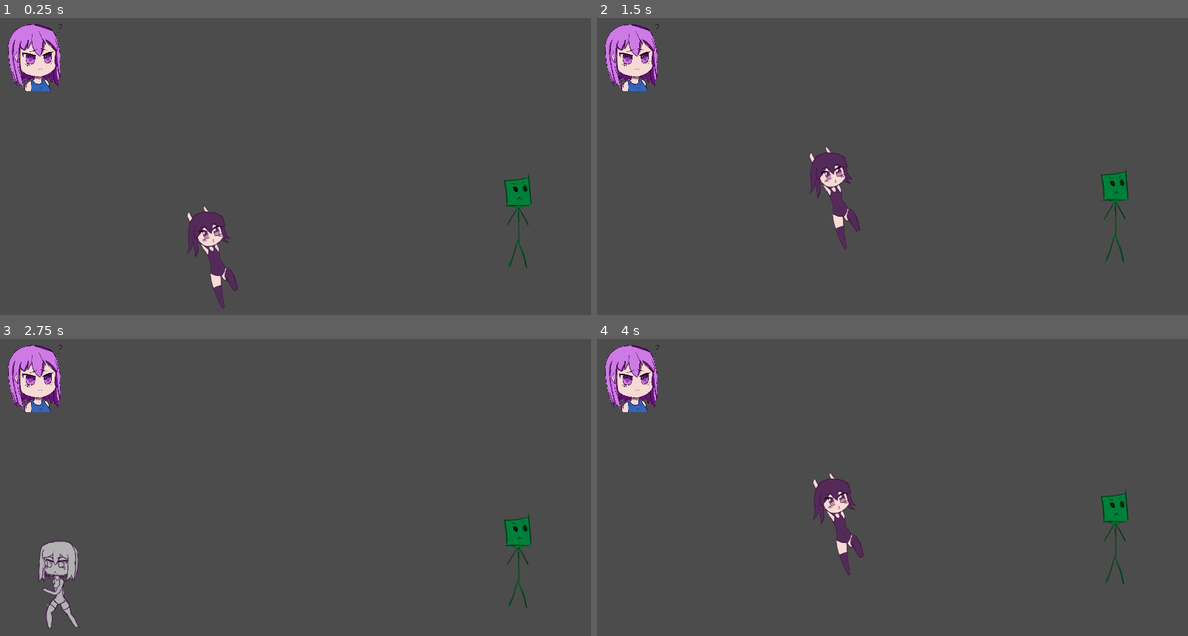
Above: before the commit, frames 1-4 (two rows, left to right).
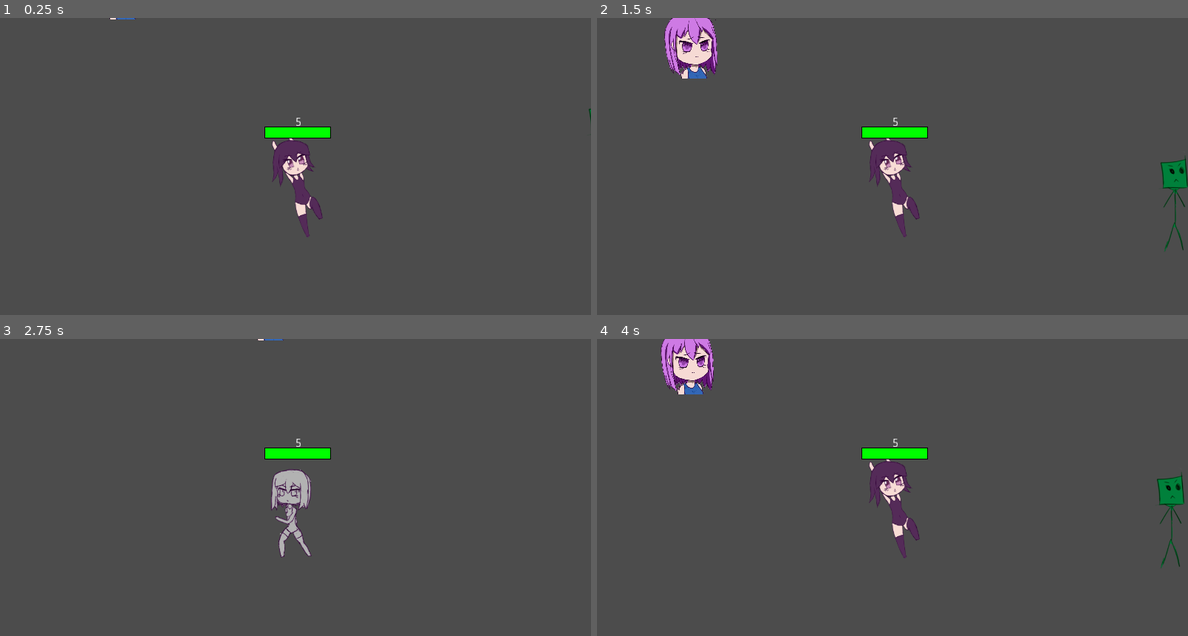
Above: after the commit, the same moments.

Repository: BeatMil/Mugi-again
Game: Godot game, scene res://scene/stage01.tscn
Same seed, same stepped clock (60 frames per second), same inputs: the game is played once before the commit and once after it.
Inputs:
- Up to frame 1 (0.25 s): no input
- Up to frame 2 (1.5 s): hold R 0.53-1.28 s; hold Right (ui_right) from 0.53 s (still down); tap Up (ui_up) at 0.77 s; tap R at 1.35 s
- Up to frame 3 (2.75 s): tap Up (ui_up) at 1.52 s; release Right (ui_right) at 2.03 s; hold Left (ui_left) from 2.03 s (still down); hold R from 2.03 s (still down)
- Up to frame 4 (4 s): release Left (ui_left) at 2.78 s; release R at 2.78 s; hold Right (ui_right) from 2.78 s (still down); tap R at 2.85 s; tap Up (ui_up) at 3.02, 3.77 s; hold R from 3.53 s (still down)

The runs differ from the first frame. In frame 1, 5.0% of the frame differs, in the area x 1-100%, y 0-98%; in frame 2, 7.0%, in the area x 1-100%, y 0-83%; in frame 3, 4.9%; in frame 4, 6.9%.
Error before the commit: Trying to assign value of type 'Nil' to a variable of type 'String'. (res://script/Player.gd:131)
Error after the commit: Trying to assign value of type 'Nil' to a variable of type 'String'. (res://script/Player.gd:130)

Commit message:
-added health bar

Diff:
--- /dev/null
+++ b/prefab/HealthBar.tscn
@@ -0,0 +1,29 @@
+[gd_scene load_steps=5 format=2]
+
+[ext_resource path="res://script/HealthBar.gd" type="Script" id=1]
+[ext_resource path="res://media/healthBar/healthbar_under.png" type="Texture" id=2]
+[ext_resource path="res://media/healthBar/healthbar_border.png" type="Texture" id=3]
+[ext_resource path="res://media/healthBar/healthbar_over.png" type="Texture" id=4]
+
+[node name="HealthBar" type="Control"]
+margin_right = 40.0
+margin_bottom = 40.0
+script = ExtResource( 1 )
+
+[node name="TextureProgress" type="TextureProgress" parent="."]
+margin_right = 40.0
+margin_bottom = 40.0
+value = 100.0
+texture_under = ExtResource( 2 )
+texture_over = ExtResource( 3 )
+texture_progress = ExtResource( 4 )
+
+[node name="HealthNum" type="Label" parent="."]
+margin_left = 74.0247
+margin_top = -116.589
+margin_right = 143.025
+margin_bottom = -102.589
+rect_scale = Vector2( 7.09407, 9.86177 )
+text = "health : int"
+align = 1
+valign = 1
--- a/prefab/Player.tscn
+++ b/prefab/Player.tscn
@@ -6,11 +6,12 @@
 [ext_resource path="res://media/Player/dead01.png" type="Texture" id=4]
 [ext_resource path="res://media/Player/falling01.png" type="Texture" id=5]
 [ext_resource path="res://media/Player/jump01.png" type="Texture" id=6]
+[ext_resource path="res://prefab/HealthBar.tscn" type="PackedScene" id=7]
+
+[sub_resource type="RectangleShape2D" id=9]
+extents = Vector2( 28.5273, 88.9669 )
 
 [sub_resource type="RectangleShape2D" id=2]
-extents = Vector2( 28.5273, 88.9669 )
-
-[sub_resource type="RectangleShape2D" id=1]
 extents = Vector2( 32.7048, 89.5991 )
 
 [sub_resource type="Animation" id=3]
@@ -361,13 +362,10 @@
 
 [node name="Player" type="KinematicBody2D"]
 script = ExtResource( 1 )
-__meta__ = {
-"_edit_group_": true
-}
 
 [node name="CollisionShape2D" type="CollisionShape2D" parent="."]
 position = Vector2( 1.9, 34 )
-shape = SubResource( 2 )
+shape = SubResource( 9 )
 
 [node name="Stand" type="Area2D" parent="."]
 editor/display_folded = true
@@ -388,4 +386,11 @@
 anims/idle = SubResource( 6 )
 anims/jump = SubResource( 7 )
 anims/run = SubResource( 8 )
+
+[node name="HealthBar" parent="." instance=ExtResource( 7 )]
+margin_left = -71.5789
+margin_top = -131.579
+margin_right = -31.5789
+margin_bottom = -91.5789
+rect_scale = Vector2( 0.250677, 0.203678 )
 [connection signal="body_entered" from="Stand" to="." method="_on_Area2D_body_entered"]
--- a/scene/stage01.tscn
+++ b/scene/stage01.tscn
@@ -22,6 +22,11 @@
 [node name="Player" parent="." instance=ExtResource( 2 )]
 position = Vector2( 487.014, 370.022 )
 
+[node name="Camera2D" type="Camera2D" parent="Player"]
+current = true
+drag_margin_h_enabled = false
+drag_margin_top = 0.5
+
 [node name="Ground" type="StaticBody2D" parent="."]
 editor/display_folded = true
 script = ExtResource( 3 )
@@ -34,6 +39,7 @@
 position = Vector2( 851.587, 598.961 )
 scale = Vector2( 15.28, 15.28 )
 shape = SubResource( 2 )
+disabled = true
 
 [node name="PaperMask" parent="." instance=ExtResource( 4 )]
 position = Vector2( 1181.38, 439.616 )
--- /dev/null
+++ b/script/HealthBar.gd
@@ -0,0 +1,28 @@
+extends Control
+
+onready var health_bar = $TextureProgress
+onready var health_num = $HealthNum
+
+var max_hp
+var hp
+
+
+func _ready():
+	max_hp = 5.00
+	hp = max_hp
+	health_num.text = String(hp)
+	print(health_bar.get_tint_progress())
+	health_bar.set_tint_progress(Color(0, 1, 0))
+	pass
+
+func health_decrease(amount : int):
+	hp = hp - amount
+	var remain_hp = (hp/max_hp) * 100
+	health_bar.value = remain_hp
+	health_num.text = String(hp)
+	if hp == 3:
+		health_bar.set_tint_progress(Color(1, 1, 0))
+	elif hp == 2:
+		health_bar.set_tint_progress(Color(1, 0.5, 0))
+	elif hp == 1 :
+		health_bar.set_tint_progress(Color(1, 0, 0))
--- a/script/Player.gd
+++ b/script/Player.gd
@@ -6,7 +6,6 @@
 var ground = Vector2(0,-1)
 var jumpPower = 2000
 var walkPower = 500
-var hp = 3
 
 var is_dead = false
 
@@ -21,6 +20,7 @@
 onready var sprite = get_node("Sprite")
 onready var collision = get_node('CollisionShape2D')
 onready var area = get_node('Stand')
+onready var health_bar = $"."/HealthBar
 
 # area2D collision changer
 var stand_collision_position = Vector2()
@@ -29,12 +29,11 @@
 var crouch_collision_scale = Vector2()
 
 # kinematic2D collision changer
-"""
-var stand_kinematic_position = Vector2()
-var crouch_kinematic_position = Vector2()
-var stand_kinematic_scale = Vector2()
-var crouch_kinematic_scale = Vector2()
-"""
+# var stand_kinematic_position = Vector2()
+# var crouch_kinematic_position = Vector2()
+# var stand_kinematic_scale = Vector2()
+# var crouch_kinematic_scale = Vector2()
+
 var count = false # dead() helper
 
 func _ready():
@@ -130,9 +129,10 @@
 func _on_Area2D_body_entered(body):
 	var tag : String = body.get_meta('type')
 	if 'enemy' == tag:
-		hp -= 1
-		print("hp: %s" % hp)
+		health_bar.health_decrease(1)
+		move_and_slide(Vector2(20000 * -direction,-10000), ground)
+
 
 func dead_check():
-	if hp <= 0:
+	if health_bar.hp <= 0:
 		is_dead = true
Binary file added: media/healthBar/healthbar_border.png
Not shown, added: media/healthBar/healthbar_border.png.import
Binary file added: media/healthBar/healthbar_over.png
Not shown, added: media/healthBar/healthbar_over.png.import
Binary file added: media/healthBar/healthbar_under.png
Not shown, added: media/healthBar/healthbar_under.png.import
Not shown: 2 places in prefab/Player.tscn that only renumber resources
Not shown, added: media/healthBar/healthbar.pdn
